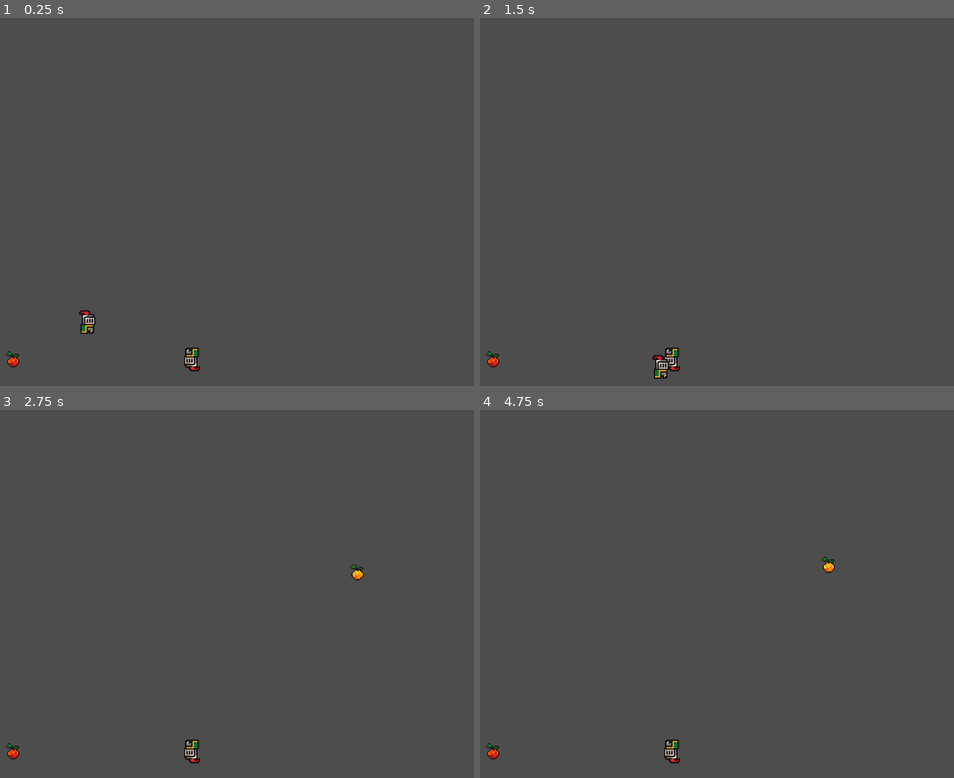
Above: before the commit, frames 1-4 (two rows, left to right).
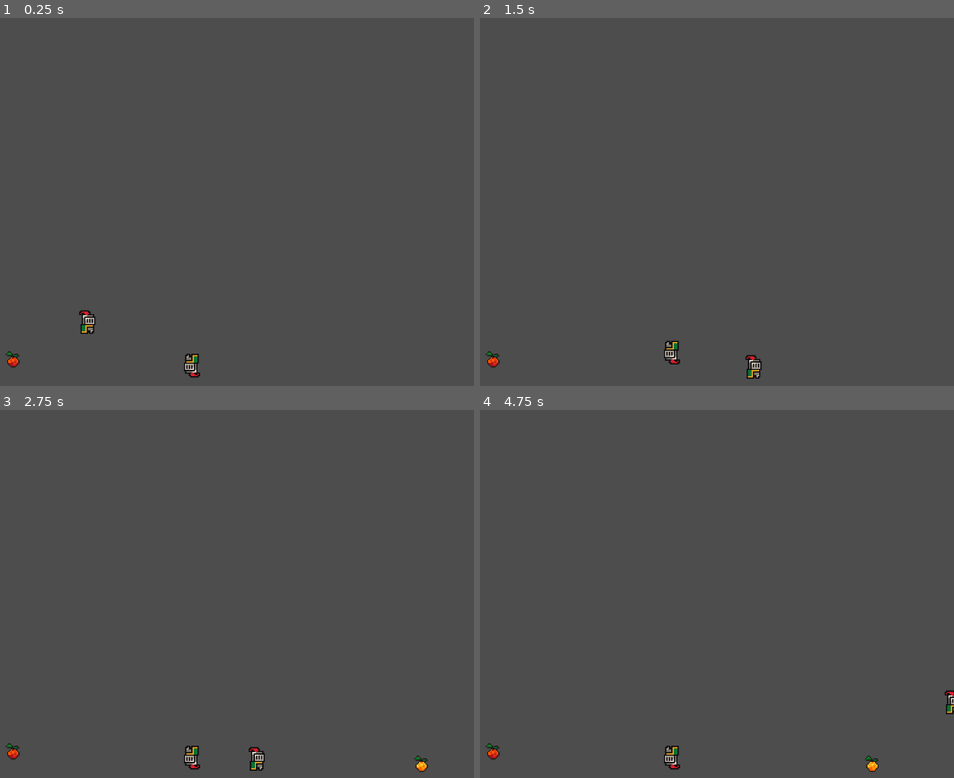
Above: after the commit, the same moments.

Repository: etbay/In-The-Makers_image
Game: Godot game, scene res://scenes/level_1.tscn
The game is run twice, just before and just after one commit, with the same random seed, the same clock (stepped at 60 frames per second) and the same inputs.
Inputs (mouse positions are in pixels of both pictures, inside the frame that each line leads up to):
- Up to frame 1 (0.25 s): no input
- Up to frame 2 (1.5 s): move the mouse to (754, 198) at 0.52 s; hold D (move_right) from 0.53 s (still down); tap Shift (dash) at 0.6 s; tap Space (jump) at 0.77 s; move the mouse to (outside the picture) at 1.27 s; click (outside the picture) at 1.35 s
- Up to frame 3 (2.75 s): tap Space (jump) at 1.52 s; move the mouse to (184, 524) at 2.02 s; release D (move_right) at 2.03 s; hold A (move_left) from 2.03 s (still down); tap Shift (dash) at 2.1 s
- Up to frame 4 (4.75 s): move the mouse to (560, 693) at 2.77 s; release A (move_left) at 2.78 s; hold D (move_right) 2.78-4.28 s; click (560, 693) at 2.85 s; tap Space (jump) at 3.02, 3.77, 4.52 s; move the mouse to (811, 671) at 3.52 s; tap Shift (dash) at 3.6 s; move the mouse to (outside the picture) at 4.27 s; hold A (move_left) from 4.28 s (still down); click (outside the picture) at 4.35 s

The runs differ from the first frame. In frame 1, 0.2% of the frame differs, in the area x 38-43%, y 89-98%; in frame 2, 0.5%; in frame 3, 0.6%, in the area x 38-91%, y 41-99%; in frame 4, 0.5%.

Commit message:
added enemy launch when damaged

Diff:
--- a/project.godot
+++ b/project.godot
@@ -52,6 +52,15 @@
 ]
 }
 
+[layer_names]
+
+2d_physics/layer_1="player"
+2d_physics/layer_2="enemies"
+2d_physics/layer_3="player hitbox"
+2d_physics/layer_4="player hurtbox"
+2d_physics/layer_5="enemy hitbox"
+2d_physics/layer_6="enemy hurtbox"
+
 [rendering]
 
 textures/canvas_textures/default_texture_filter=0
--- a/scenes/bullet.tscn
+++ b/scenes/bullet.tscn
@@ -11,6 +11,8 @@
 script = ExtResource("1_urxp7")
 
 [node name="Hitbox" parent="." instance=ExtResource("2_k7nos")]
+collision_layer = 16
+collision_mask = 8
 
 [node name="CollisionShape2D" parent="Hitbox" index="0"]
 shape = SubResource("CircleShape2D_w53mn")
--- a/scenes/level_1.tscn
+++ b/scenes/level_1.tscn
@@ -24,6 +24,8 @@
 
 [node name="StaticBody2D" type="StaticBody2D" parent="."]
 position = Vector2(-3, -28)
+collision_layer = 3
+collision_mask = 3
 metadata/_edit_group_ = true
 
 [node name="CollisionShape2D" type="CollisionShape2D" parent="StaticBody2D"]
@@ -32,6 +34,8 @@
 
 [node name="StaticBody2D2" type="StaticBody2D" parent="."]
 position = Vector2(-3, -120)
+collision_layer = 3
+collision_mask = 3
 metadata/_edit_group_ = true
 
 [node name="CollisionShape2D" type="CollisionShape2D" parent="StaticBody2D2"]
--- a/scenes/player.tscn
+++ b/scenes/player.tscn
@@ -32,9 +32,11 @@
 
 [node name="HealthComponent" parent="." node_paths=PackedStringArray("player") instance=ExtResource("3_idoy7")]
 player = NodePath("..")
-MAX_HEALTH = 2.0
+MAX_HEALTH = 200.0
 
 [node name="Hurtbox" parent="." node_paths=PackedStringArray("health_component") instance=ExtResource("3_2lc15")]
+collision_layer = 8
+collision_mask = 16
 health_component = NodePath("../HealthComponent")
 
 [node name="CollisionShape2D" parent="Hurtbox" index="0"]
@@ -42,10 +44,11 @@
 shape = SubResource("CapsuleShape2D_nxhkp")
 
 [node name="Hitbox" parent="." instance=ExtResource("4_b3pke")]
+collision_layer = 4
+collision_mask = 32
 
 [node name="CollisionShape2D" parent="Hitbox" index="0"]
 shape = SubResource("CircleShape2D_xivmm")
-disabled = true
 
 [node name="AnimationTree" type="AnimationTree" parent="."]
 root_node = NodePath(".")
--- a/scenes/test_enemy.tscn
+++ b/scenes/test_enemy.tscn
@@ -1,19 +1,25 @@
-[gd_scene load_steps=7 format=3 uid="uid://x3oj5neqd3n3"]
+[gd_scene load_steps=10 format=3 uid="uid://x3oj5neqd3n3"]
 
 [ext_resource type="Script" path="res://scripts/test_enemy.gd" id="1_lo1vv"]
 [ext_resource type="Texture2D" uid="uid://cmct8hdfcvxvg" path="res://assets/player/knight.png" id="1_unhum"]
 [ext_resource type="PackedScene" uid="uid://p7rtwtkyoxl6" path="res://components/hitbox.tscn" id="2_3x7i2"]
 [ext_resource type="PackedScene" uid="uid://dwp5lfo58lxea" path="res://scenes/bullet.tscn" id="2_esxvj"]
+[ext_resource type="PackedScene" uid="uid://daytajnd160e8" path="res://components/health_component.tscn" id="5_c4bra"]
+[ext_resource type="PackedScene" uid="uid://dcd72ihkctsg4" path="res://components/hurtbox.tscn" id="6_i0c0g"]
 
 [sub_resource type="CapsuleShape2D" id="CapsuleShape2D_lrisg"]
 radius = 9.0
 height = 22.0
 
 [sub_resource type="CapsuleShape2D" id="CapsuleShape2D_a7p12"]
-radius = 3.0
-height = 12.0
+radius = 5.0
+height = 20.0
+
+[sub_resource type="CircleShape2D" id="CircleShape2D_myaba"]
 
 [node name="TestEnemy" type="CharacterBody2D"]
+collision_layer = 2
+collision_mask = 2
 script = ExtResource("1_lo1vv")
 ammo = ExtResource("2_esxvj")
 
@@ -25,6 +31,8 @@
 vframes = 9
 
 [node name="Hitbox" parent="." instance=ExtResource("2_3x7i2")]
+collision_layer = 16
+collision_mask = 8
 
 [node name="CollisionShape2D" parent="Hitbox" index="0"]
 position = Vector2(0, -5)
@@ -39,6 +47,20 @@
 [node name="Timer" type="Timer" parent="."]
 wait_time = 2.0
 
+[node name="HealthComponent" parent="." node_paths=PackedStringArray("player") instance=ExtResource("5_c4bra")]
+player = NodePath("..")
+MAX_HEALTH = 4.0
+
+[node name="Hurtbox" parent="." node_paths=PackedStringArray("health_component") instance=ExtResource("6_i0c0g")]
+collision_layer = 32
+collision_mask = 4
+health_component = NodePath("../HealthComponent")
+
+[node name="CollisionShape2D" parent="Hurtbox" index="0"]
+shape = SubResource("CircleShape2D_myaba")
+
 [connection signal="timeout" from="Timer" to="." method="_on_timer_timeout"]
+[connection signal="damaged" from="HealthComponent" to="." method="_on_health_component_damaged"]
 
 [editable path="Hitbox"]
+[editable path="Hurtbox"]
--- a/scripts/health_component.gd
+++ b/scripts/health_component.gd
@@ -1,7 +1,7 @@
 extends Node2D
 class_name HealthComponent
 
-@export var player : Player
+@export var player : CharacterBody2D
 @export var MAX_HEALTH := 10.0
 var health : float
 
--- a/scripts/test_enemy.gd
+++ b/scripts/test_enemy.gd
@@ -3,6 +3,7 @@
 @onready var ray_cast: RayCast2D = $RayCast2D
 @onready var timer: Timer = $Timer
 @export var ammo : PackedScene
+@onready var health_component: HealthComponent = $HealthComponent
 
 var player : CharacterBody2D
 
@@ -12,6 +13,9 @@
 func _physics_process(delta: float) -> void:
 	aim()
 	check_player_collision()
+	print(health_component.health)
+	velocity += get_gravity() * delta
+	move_and_slide()
 
 func aim():
 	if is_instance_valid(player):
@@ -26,8 +30,11 @@
 func shoot():
 	var bullet = ammo.instantiate()
 	bullet.position = position
-	bullet.direction = (ray_cast.target_position).normalized()
+	bullet.direction.x = (ray_cast.target_position).normalized().x
 	get_tree().current_scene.add_child(bullet)
 
 func _on_timer_timeout() -> void:
 	shoot()
+
+func _on_health_component_damaged() -> void:
+	velocity.y = -300
